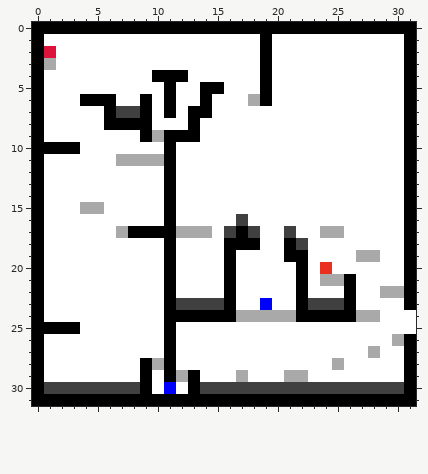
Pixel-art sprite -- AridArnold/Content/Levels/level1-3.png. Above is the file before it was changed.
The file is 32x32 pixels.
Now the later version:
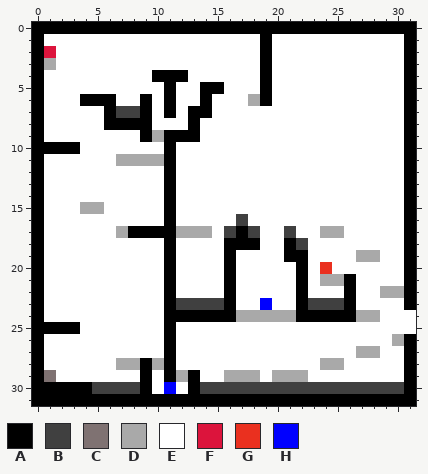
Palette (. is transparent): A #000000  B #404040  C #7f7272  D #a9a9a9  E #ffffff  F #dc143c  G #ea301f  H #0000ff
From old to new:
{"y":27,"x":27,"old":"E","new":"D"}
{"y":28,"x":7,"old":"EE","new":"DD"}
{"y":28,"x":24,"old":"E","new":"D"}
{"y":29,"x":1,"old":"E","new":"C"}
{"y":29,"x":16,"old":"E","new":"D"}
{"y":29,"x":18,"old":"E","new":"D"}
{"y":29,"x":20,"old":"E","new":"D"}
{"y":30,"x":1,"old":"BBBB","new":"AAAA"}
{"label":"changed","picture_box":[320,346,368,370]}
{"label":"changed","picture_box":[44,358,140,394]}
{"label":"changed","picture_box":[224,370,284,382]}
